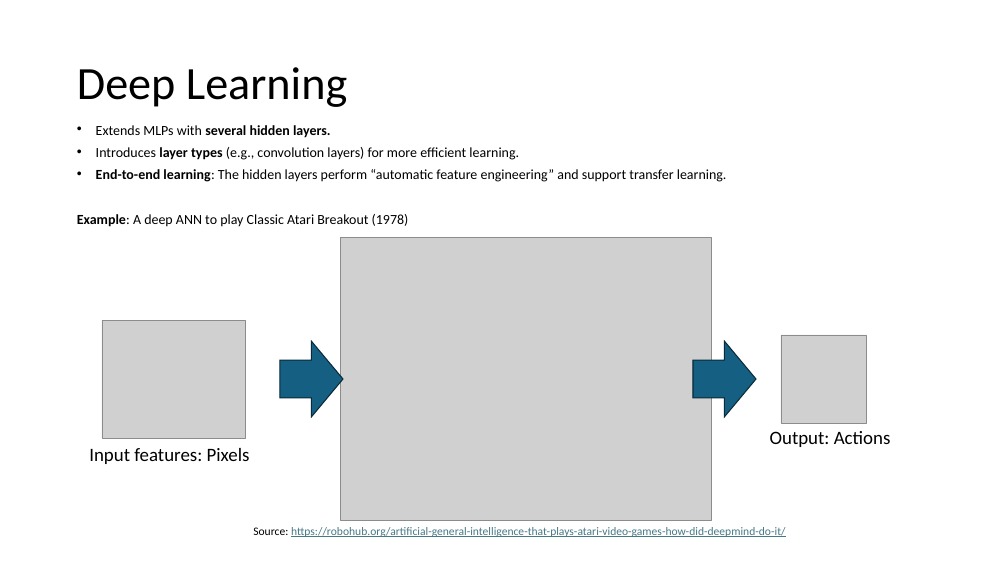
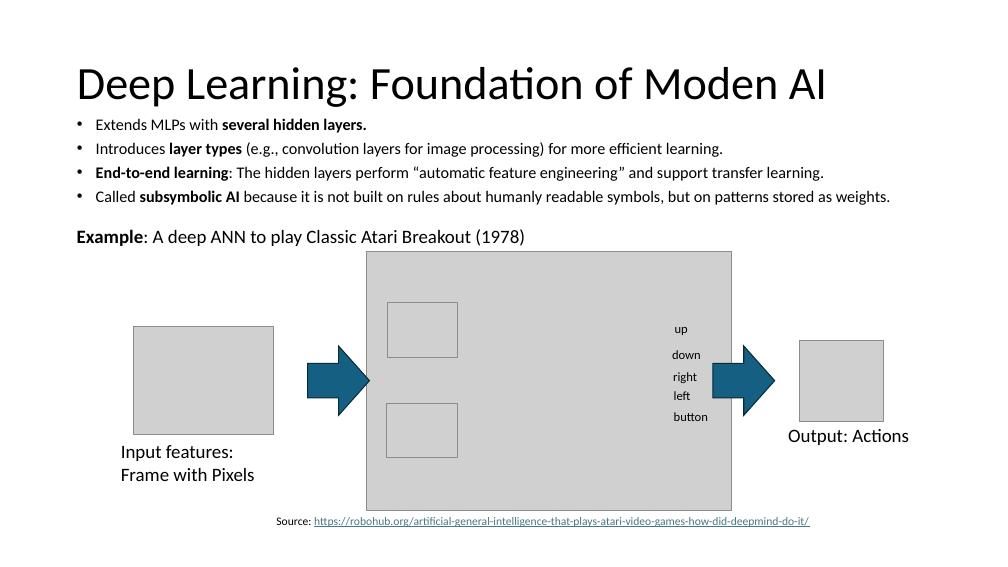
Before and after one commit to kunleola/CS7320, a slide deck: slide 31 of slides/19_ML_intro.pptx. Drawn at 1008x567 pixels with LibreOffice and Linux fonts; fonts in the diff are those of the drawing; grey boxes stand for pictures. Boxes give left, top, right and bottom in pixels: in the first picture for what was removed or moved away, otherwise in the second. Text is boxed around its words. In the diff, an @@ line names an element or a change of style, - is before the commit and + after.

```diff
--- a/slides/19_ML_intro.pptx
+++ b/slides/19_ML_intro.pptx
@@ title at box(77, 67, 827, 107): text changed @@
-Deep Learning
+Deep Learning: Foundation of Moden AI
@@ text at box(96, 118, 824, 181): size 13.3 to 15.4 pt in "Extends MLPs with several hidden layers.", "End-to-end learning: The hidden layers perform “automatic ..." @@
@@ text at box(96, 142, 723, 157): text changed; size 13.3 to 15.4 pt @@
-• Introduces layer types (e.g., convolution layers) for more efficient learning.
+• Introduces layer types (e.g., convolution layers for image processing) for more efficient learning.
@@ text at box(96, 190, 891, 205): text changed; size 13.3 to 15.4 pt @@
-Example: A deep ANN to play Classic Atari Breakout (1978)
+• Called subsymbolic AI because it is not built on rules about humanly readable symbols, but on patterns stored as weights.
@@ picture: place and size @@
-picture at box(340, 238, 712, 521)
+picture at box(367, 251, 731, 510)
@@ picture: place and size @@
-picture at box(102, 320, 246, 438)
+picture at box(133, 327, 274, 435)
@@ right arrow: place and size @@
-right arrow at box(280, 341, 343, 417)
+right arrow at box(308, 346, 370, 416)
@@ right arrow: place and size @@
-right arrow at box(693, 341, 756, 417)
+right arrow at box(713, 346, 775, 416)
@@ picture: place and size @@
-picture at box(781, 335, 867, 423)
+picture at box(799, 340, 883, 421)
@@ group added at box(77, 229, 708, 457): 6 texts, 2 pictures @@
+Example: A deep ANN to play Classic Atari Breakout (1978)
+up
+down
+right
+left
+button
@@ text at box(121, 445, 255, 481): text changed @@
-Input features: Pixels
+Input features: Frame with Pixels
@@ text "Output: Actions": place and size @@
-text "Output: Actions" at box(770, 431, 891, 447)
+text "Output: Actions" at box(788, 429, 909, 445)
@@ text "Source: https://robohub.org/artificial-general-intelligence- ...": place and size @@
-text "Source: https://robohub.org/artificial-general-intelligence- ..." at box(253, 527, 785, 537)
+text "Source: https://robohub.org/artificial-general-intelligence- ..." at box(276, 517, 808, 527)
```
Also in this commit, not shown: 3 other slides changed, 10 other files.
